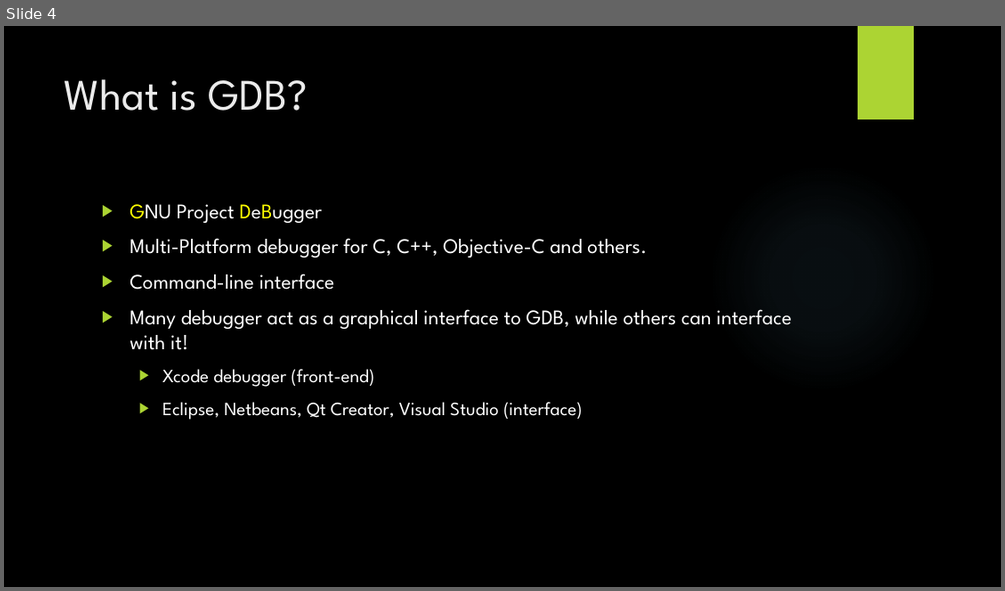
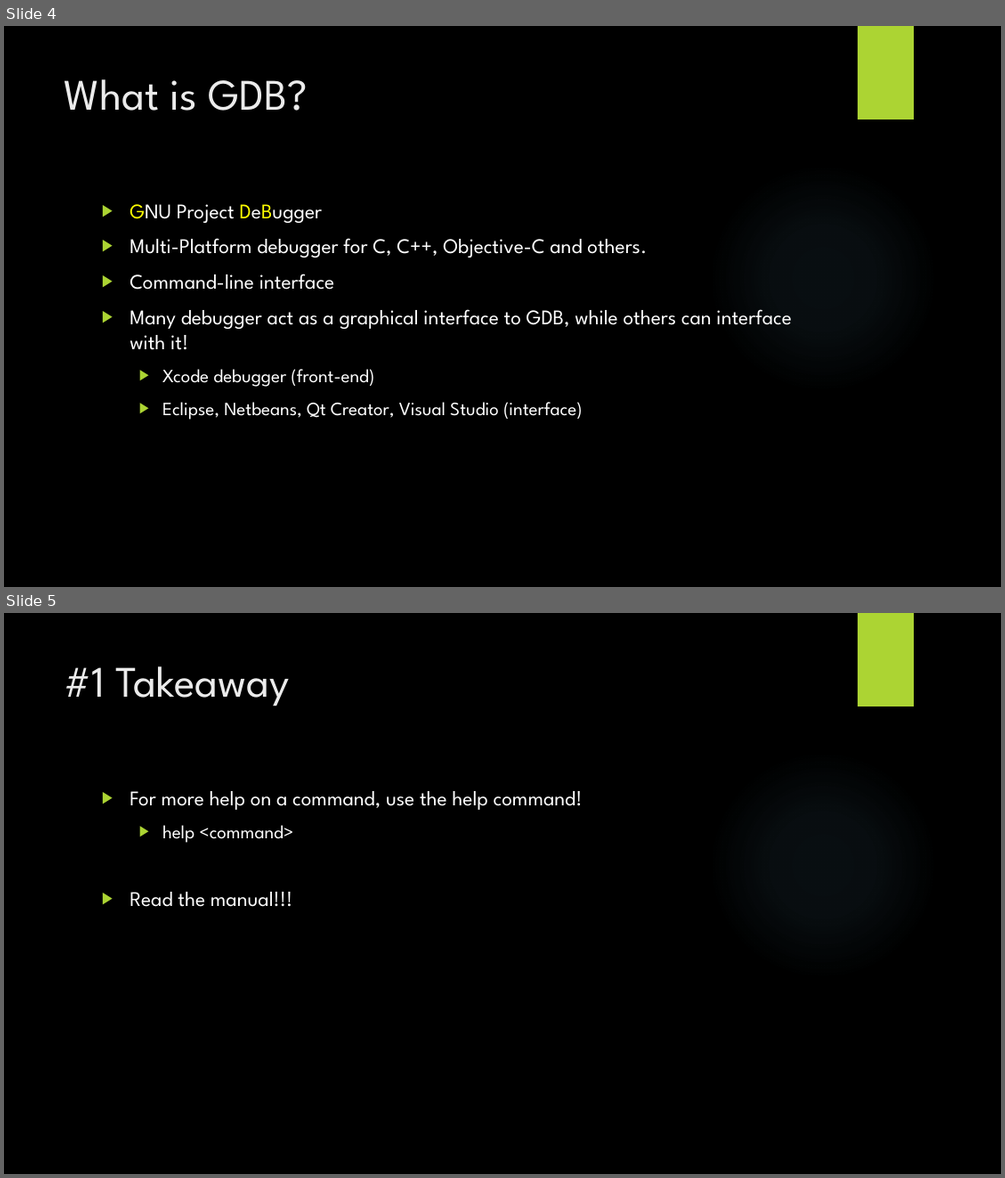
Before and after one commit to mbaccia514/LUG, a slide deck: GDB and Git.pptx. Shown one above the other, each under a label of ours: slide 4 before the commit, slides 4 and 5 after it. The pictures are 1005x591 and 1005x1178 pixels, drawn with LibreOffice and Linux fonts; fonts in the diff are those of the drawing; background and template pictures are left out. Boxes give left, top, right and bottom in pixels: in the first picture for what was removed or moved away, otherwise in the second. Text is boxed around its words. In the diff, an @@ line names an element or a change of style, - is before the commit and + after.

```diff
--- a/GDB and Git.pptx
+++ b/GDB and Git.pptx
@@ slide 5 added at bbox=[4, 613, 1001, 1174], background picture (left out); not listed: 2 template elements that a slide beside it also shows @@
@@ title added at bbox=[65, 666, 290, 706], 42 pt, text #EBEBEB @@
+#1 Takeaway
@@ text added at bbox=[129, 791, 582, 907], 20 pt, text #FFFFFF @@
+▶ For more help on a command, use the help command!
+  ▶ help <command>
+▶ Read the manual!!!
```
Also in this commit, not shown: 1 slide changed, 7 other slides added, 4 other files.
